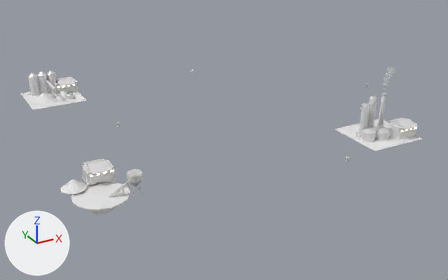
The FBX model Assets/Art/KayseriIsland/Models/Copper/Phase3/Sites_P3.fbx as it was, and as the next commit left it.
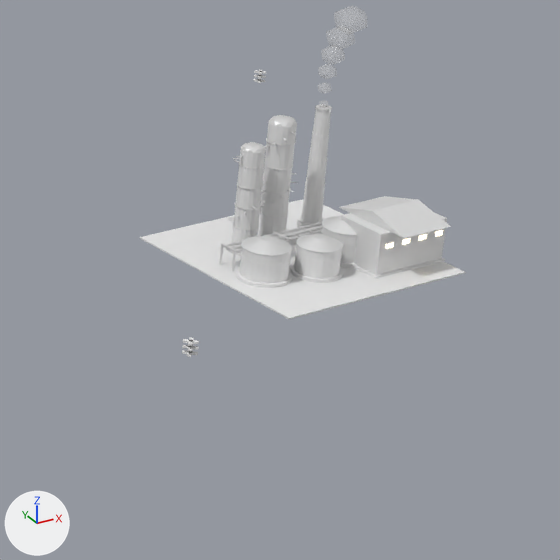
The first picture shows the older version from a 50 mm camera at (-241.0, -476.0, 217.0) aimed at (3.0, -32.0, -5.0). The close-ups show the older and then the newer version on the part from 66% to 100% of the width and 23% to 77% of the height of that picture. Only the edits that show in the close-ups are written down. The lights are fixed; the arrows at lower left show +X, +Y and +Z. Where no turn or scale is listed for an object, it has been applied to the vertices. Vertices at exactly the same position are counted once.

The first close-up shows 'Site.Plant.Col0', 'Site.Plant.Col1', 'Site.Plant.Hall', 'Site.Plant.Pad', 'Site.Plant.Rack', 'Site.Plant.Smoke', 'Site.Plant.Stack', 'Site.Plant.Tank0', 'Site.Plant.Tank1', 'Site.Plant.Tank2' and 2 more.
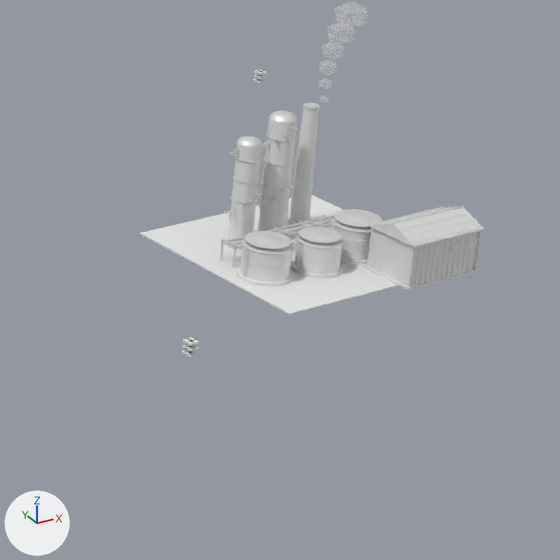
The change in detail:
me_site_plant_hall_001 is used by ob_site_plant_hall; location (126.0, -122.0, 7.9).
me_site_plant_hall_001 had 78 vertices, 116 faces and spanned x -10.5..10.5, y -10.6..10.6, z 0.0..13.4.
me_site_plant_hall_001 now has 1726 vertices, 2588 faces and spans x -10.7..10.7, y -7.2..7.2, z 0.0..13.5.
me_site_plant_hall_001 part 2: the loose piece of 6 vertices spanning x -7.1..7.1, y -10.6..10.6, z 10.5..13.4 is rebuilt with 6 vertices and now spans x -10.6..10.6, y -7.1..7.1, z 10.5..13.4.
me_site_plant_hall_001 part 3: 1408 vertices added at x -10.7..10.7, y -7.2..7.2, z 0.5..13.5.
Other edits to the shape of me_site_plant_hall_001 do not show in these pictures.
me_site_plant_hall_001 gains material mat_steel (white #e7e7e7).
me_site_plant_tank0_001 is used by ob_site_plant_tank0; location (94.0, -116.0, 7.9).
me_site_plant_tank0_001 had 224 vertices, 420 faces and spanned x -6.21..6.42, y -6.21..6.21, z 0.0..9.44.
me_site_plant_tank0_001 now has 688 vertices, 1196 faces and spans x -6.21..6.42, y -6.21..6.21, z 0.0..9.44.
me_site_plant_tank0_001 part 1: a new loose piece, a 24-sided cylinder along z spanning x -5.13..5.13, y -5.13..5.13, z 8.615..8.705, in mat_steel_dk (white #e7e7e7).
Other edits to the shape of me_site_plant_tank0_001 do not show in these pictures.
Object 'Site.Plant.Hall' (ob_site_plant_hall) moves from (126.0, -122.0, 7.9) to (126.0, -132.1, 9.0).
Object 'Site.Plant.Col1' (ob_site_plant_col1) moves from (110.0, -100.0, 7.9) to (110.0, -100.0, 9.0).
Object 'Site.Plant.Smoke' (ob_site_plant_smoke) moves from (124.0, -98.0, 38.6) to (124.0, -98.0, 39.7).
Object 'Site.Plant.Tank2' (ob_site_plant_tank2) moves from (118.0, -116.0, 7.9) to (119.2, -117.6, 9.0).
Object 'Site.Plant.Rack' (ob_site_plant_rack) moves from (0.0, 0.0, 7.6) to (0.0, 0.0, 8.7).
Object 'Site.Plant.Pad' (ob_site_plant_pad) moves from (0.0, 0.0, 7.6) to (0.0, 0.0, 8.7).
Object 'Site.Plant.Tank0' (ob_site_plant_tank0) moves from (94.0, -116.0, 7.9) to (92.9, -117.4, 9.0).
Object 'Site.Plant.Stack' (ob_site_plant_stack) moves from (124.0, -98.0, 7.9) to (120.1, -98.0, 9.0).
Object 'Site.Plant.Col0' (ob_site_plant_col0) moves from (100.0, -102.0, 7.9) to (100.0, -100.6, 9.0).
Object 'Site.Plant.Tank1' (ob_site_plant_tank1) moves from (106.0, -120.0, 7.9) to (105.9, -120.0, 9.0).

What differs and where, as boxes [x1, y1, x2, y2] in the close-ups (560 x 560 px):
'Site.Plant.Pad', moved: before [140, 199, 465, 319]; after [140, 195, 399, 315]
'Site.Plant.Hall', reshaped, moved (8% wider): before [339, 196, 451, 278]; after [364, 206, 485, 290]
'Site.Plant.Stack', moved: before [297, 105, 332, 231]; after [287, 103, 319, 228]
'Site.Plant.Col1', moved: before [257, 115, 298, 242]; after [254, 110, 298, 237]
'Site.Plant.Col0', moved: before [228, 142, 268, 256]; after [224, 136, 264, 250]
'Site.Plant.Tank0', reshaped, moved (8% taller): before [236, 236, 292, 288]; after [237, 231, 293, 287]
'Site.Plant.Tank1', moved: before [290, 234, 343, 283]; after [291, 227, 343, 279]
'Site.Plant.Smoke', moved: before [318, 5, 368, 107]; after [318, 1, 368, 103]
'Site.Plant.Tank2', moved: before [321, 216, 357, 268]; after [331, 209, 382, 265]
'Site.Plant.Rack', moved: before [219, 219, 324, 272]; after [219, 215, 334, 267]
part 1 of me_site_plant_tank0_001, added: after [245, 231, 292, 249]
part 2 of me_site_plant_hall_001, rebuilt (7% shorter): before [339, 196, 451, 238]; after [370, 207, 484, 246]
part 3 of me_site_plant_hall_001, added: after [367, 206, 485, 287]
